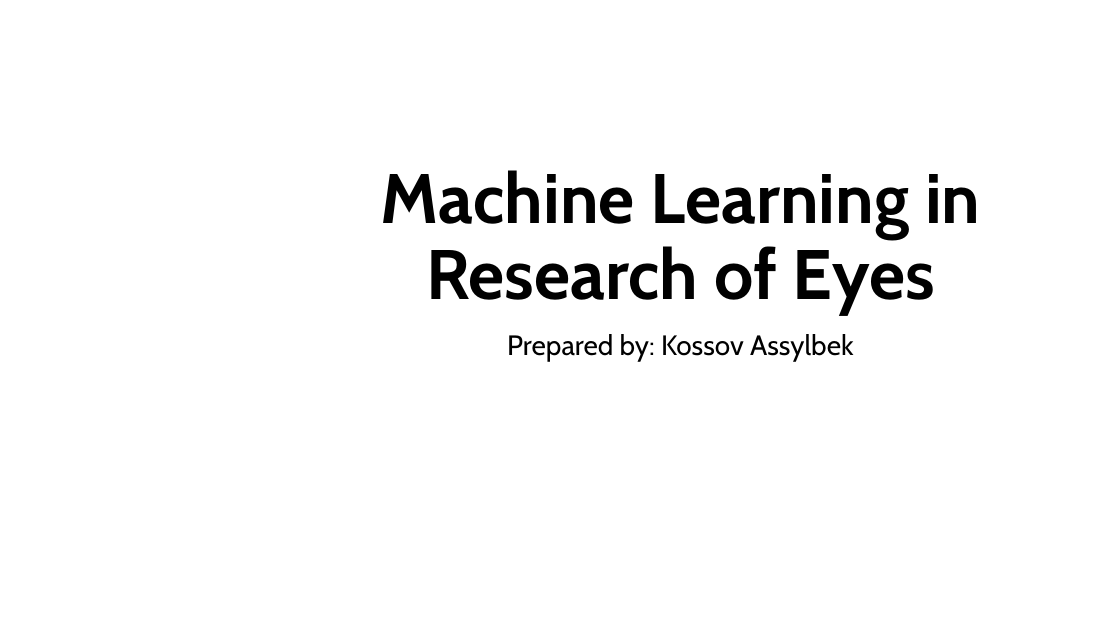
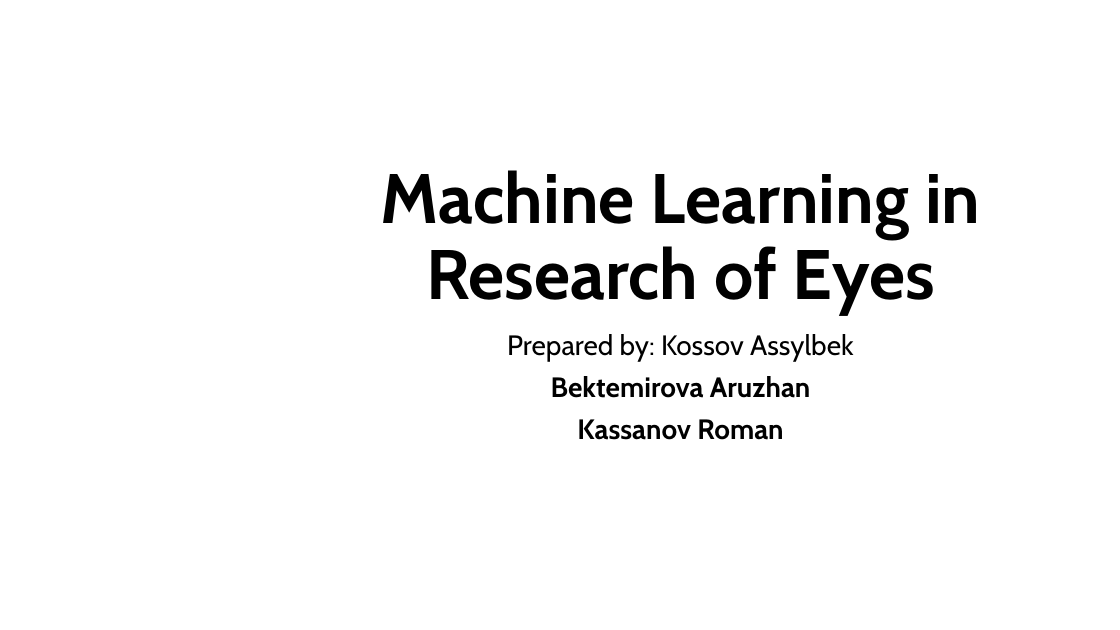
Before and after one commit to kaorizuktazume/ML, a slide deck: slide 1 of ML in Prediction of Eyes(PROJECT)/ML in Prediction of Eyes.pptx. Drawn at 1120x630 pixels with LibreOffice and Linux fonts; fonts in the diff are those of the drawing; background and template pictures are left out. Boxes give left, top, right and bottom in pixels: in the first picture for what was removed or moved away, otherwise in the second. Text is boxed around its words. In the diff, an @@ line names an element or a change of style, - is before the commit and + after.

Commit message:
changed a bit

```diff
--- a/ML in Prediction of Eyes(PROJECT)/ML in Prediction of Eyes.pptx
+++ b/ML in Prediction of Eyes(PROJECT)/ML in Prediction of Eyes.pptx
@@ subtitle at (551, 376, 811, 440): paragraphs added @@
+Bektemirova Aruzhan
+Kassanov Roman
```
Also in this commit, not shown: 3 slides added.
